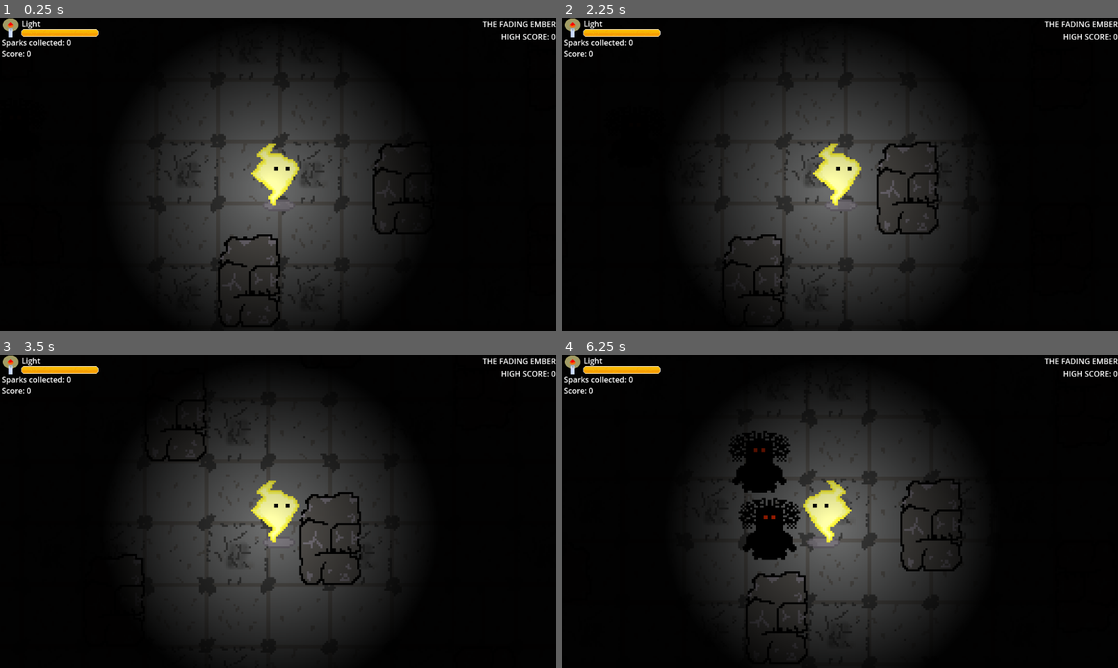
Above: before the commit, frames 1-4 (two rows, left to right).
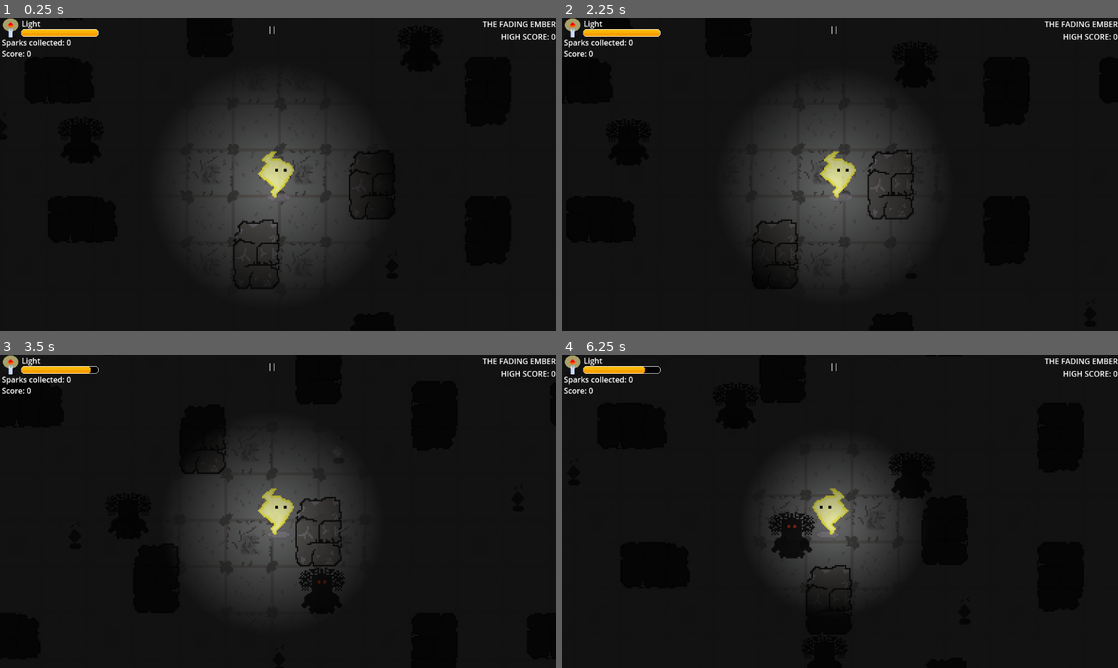
Above: after the commit, the same moments.

Repository: maltech0005-tech/The-Fading-Ember
Game: Godot game, scene res://scenes/game.tscn
Two runs of this game, one before a commit and one after it. Both use one fixed random seed, a clock stepped at 60 frames per second and the inputs below.
Inputs (mouse positions are in pixels of both pictures, inside the frame that each line leads up to):
- Up to frame 1 (0.25 s): no input
- Up to frame 2 (2.25 s): click (834, 27) at 0.5 s, where only the run after the commit has a clickable "||"; click (823, 190) at 1.25 s, where only the run after the commit has a clickable "Restart"; tap Enter at 2 s; hold Right (ui_right) from 2.03 s (still down); tap Alt at 2.1 s
- Up to frame 3 (3.5 s): release Right (ui_right) at 2.78 s; hold Down (down) from 2.78 s (still down); tap Shift at 2.85 s
- Up to frame 4 (6.25 s): release Down (down) at 3.53 s; hold Right (ui_right) 3.53-4.28 s; tap Alt at 3.6, 5.1 s; hold Up (up) 4.28-5.03 s; tap Shift at 4.35, 5.85 s; hold Left (ui_left) from 5.03 s (still down)

The runs differ from the first frame. In frame 1, 3.2% of the frame differs, in the area x 32-72%, y 2-94%; in frame 2, 3.8%; in frame 3, 5.9%; in frame 4, 13%, in the area x 14-72%, y 2-96%.

Commit message:
finished main game play

Diff:
--- a/scenes/enemy.tscn
+++ b/scenes/enemy.tscn
@@ -1,10 +1,13 @@
-[gd_scene load_steps=4 format=3 uid="uid://cohiqpndtgam"]
+[gd_scene load_steps=5 format=3 uid="uid://cohiqpndtgam"]
 
 [ext_resource type="Texture2D" uid="uid://d6hcv7mic1ak" path="res://assests/enemy1.png" id="1_7p1mj"]
 [ext_resource type="Script" uid="uid://dobxisu70v4up" path="res://script/enemy.gd" id="1_md0e3"]
 
 [sub_resource type="CircleShape2D" id="CircleShape2D_md0e3"]
 radius = 17.5
+
+[sub_resource type="CircleShape2D" id="CircleShape2D_4ra3w"]
+radius = 186.00269
 
 [node name="Enemy" type="CharacterBody2D"]
 script = ExtResource("1_md0e3")
@@ -17,3 +20,12 @@
 shape = SubResource("CircleShape2D_md0e3")
 
 [node name="NavigationAgent2D" type="NavigationAgent2D" parent="."]
+
+[node name="Area2D" type="Area2D" parent="."]
+visible = false
+
+[node name="CollisionShape2D" type="CollisionShape2D" parent="Area2D"]
+shape = SubResource("CircleShape2D_4ra3w")
+
+[connection signal="body_entered" from="Area2D" to="." method="_on_area_2d_body_entered"]
+[connection signal="body_exited" from="Area2D" to="." method="_on_area_2d_body_exited"]
--- a/scenes/game.tscn
+++ b/scenes/game.tscn
@@ -144,11 +144,12 @@
 }]
 
 [node name="Game" type="Node2D"]
+process_mode = 1
 script = ExtResource("1_u5sy4")
 floorSc = ExtResource("1_yqjtg")
 
 [node name="CanvasModulate" type="CanvasModulate" parent="."]
-color = Color(0.019607844, 0.019607844, 0.019607844, 1)
+color = Color(0.019607844, 0.019607844, 0.019607844, 0.7882353)
 
 [node name="Floor" parent="CanvasModulate" instance=ExtResource("1_yqjtg")]
 position = Vector2(-1, 0)
@@ -158,22 +159,303 @@
 
 [node name="Camera2D" type="Camera2D" parent="CanvasModulate/Player"]
 position = Vector2(1, 1)
-zoom = Vector2(4, 4)
+zoom = Vector2(3, 3)
 limit_left = -768
 limit_top = -512
 limit_right = 768
 limit_bottom = 512
 
-[node name="Enemy" parent="CanvasModulate" instance=ExtResource("5_iywne")]
+[node name="Enemies" type="Node2D" parent="CanvasModulate"]
+
+[node name="Enemy" parent="CanvasModulate/Enemies" instance=ExtResource("5_iywne")]
 position = Vector2(201, 51)
 
-[node name="Enemy2" parent="CanvasModulate" instance=ExtResource("5_iywne")]
+[node name="Enemy2" parent="CanvasModulate/Enemies" instance=ExtResource("5_iywne")]
 position = Vector2(207, 153)
 
-[node name="Spark" parent="CanvasModulate" instance=ExtResource("6_p57ef")]
+[node name="Enemy3" parent="CanvasModulate/Enemies" instance=ExtResource("5_iywne")]
+position = Vector2(-561, 398)
+
+[node name="Enemy4" parent="CanvasModulate/Enemies" instance=ExtResource("5_iywne")]
+position = Vector2(-659, 404)
+
+[node name="Enemy5" parent="CanvasModulate/Enemies" instance=ExtResource("5_iywne")]
+position = Vector2(-433, 353)
+
+[node name="Enemy6" parent="CanvasModulate/Enemies" instance=ExtResource("5_iywne")]
+position = Vector2(-534, 295)
+
+[node name="Enemy7" parent="CanvasModulate/Enemies" instance=ExtResource("5_iywne")]
+position = Vector2(-633, 266)
+
+[node name="Enemy8" parent="CanvasModulate/Enemies" instance=ExtResource("5_iywne")]
+position = Vector2(-631, 49)
+
+[node name="Enemy9" parent="CanvasModulate/Enemies" instance=ExtResource("5_iywne")]
+position = Vector2(-267, 307)
+
+[node name="Enemy10" parent="CanvasModulate/Enemies" instance=ExtResource("5_iywne")]
+position = Vector2(-193, 392)
+
+[node name="Enemy11" parent="CanvasModulate/Enemies" instance=ExtResource("5_iywne")]
+position = Vector2(-107, 254)
+
+[node name="Enemy12" parent="CanvasModulate/Enemies" instance=ExtResource("5_iywne")]
+position = Vector2(-58, 122)
+
+[node name="Enemy13" parent="CanvasModulate/Enemies" instance=ExtResource("5_iywne")]
+position = Vector2(-138, 42)
+
+[node name="Enemy14" parent="CanvasModulate/Enemies" instance=ExtResource("5_iywne")]
+position = Vector2(-366, 100)
+
+[node name="Enemy15" parent="CanvasModulate/Enemies" instance=ExtResource("5_iywne")]
+position = Vector2(-405, -87)
+
+[node name="Enemy16" parent="CanvasModulate/Enemies" instance=ExtResource("5_iywne")]
+position = Vector2(-600, -79)
+
+[node name="Enemy17" parent="CanvasModulate/Enemies" instance=ExtResource("5_iywne")]
+position = Vector2(58, 404)
+
+[node name="Enemy18" parent="CanvasModulate/Enemies" instance=ExtResource("5_iywne")]
+position = Vector2(173, 307)
+
+[node name="Enemy19" parent="CanvasModulate/Enemies" instance=ExtResource("5_iywne")]
+position = Vector2(248, 334)
+
+[node name="Enemy20" parent="CanvasModulate/Enemies" instance=ExtResource("5_iywne")]
+position = Vector2(421, 359)
+
+[node name="Enemy21" parent="CanvasModulate/Enemies" instance=ExtResource("5_iywne")]
+position = Vector2(454, 86)
+
+[node name="Enemy22" parent="CanvasModulate/Enemies" instance=ExtResource("5_iywne")]
+position = Vector2(218, -105)
+
+[node name="Enemy23" parent="CanvasModulate/Enemies" instance=ExtResource("5_iywne")]
+position = Vector2(610, 22)
+
+[node name="Enemy24" parent="CanvasModulate/Enemies" instance=ExtResource("5_iywne")]
+position = Vector2(596, 275)
+
+[node name="Enemy25" parent="CanvasModulate/Enemies" instance=ExtResource("5_iywne")]
+position = Vector2(643, 420)
+
+[node name="Enemy26" parent="CanvasModulate/Enemies" instance=ExtResource("5_iywne")]
+position = Vector2(460, -89)
+
+[node name="Enemy27" parent="CanvasModulate/Enemies" instance=ExtResource("5_iywne")]
+position = Vector2(636, -133)
+
+[node name="Enemy28" parent="CanvasModulate/Enemies" instance=ExtResource("5_iywne")]
+position = Vector2(-471, -350)
+
+[node name="Enemy29" parent="CanvasModulate/Enemies" instance=ExtResource("5_iywne")]
+position = Vector2(-594, -259)
+
+[node name="Enemy30" parent="CanvasModulate/Enemies" instance=ExtResource("5_iywne")]
+position = Vector2(-619, -446)
+
+[node name="Enemy31" parent="CanvasModulate/Enemies" instance=ExtResource("5_iywne")]
+position = Vector2(-171, -237)
+
+[node name="Enemy32" parent="CanvasModulate/Enemies" instance=ExtResource("5_iywne")]
+position = Vector2(-27, -138)
+
+[node name="Enemy33" parent="CanvasModulate/Enemies" instance=ExtResource("5_iywne")]
+position = Vector2(37, -428)
+
+[node name="Enemy34" parent="CanvasModulate/Enemies" instance=ExtResource("5_iywne")]
+position = Vector2(246, -389)
+
+[node name="Enemy35" parent="CanvasModulate/Enemies" instance=ExtResource("5_iywne")]
+position = Vector2(439, -422)
+
+[node name="Enemy36" parent="CanvasModulate/Enemies" instance=ExtResource("5_iywne")]
+position = Vector2(197, -245)
+
+[node name="Enemy37" parent="CanvasModulate/Enemies" instance=ExtResource("5_iywne")]
+position = Vector2(523, -264)
+
+[node name="Enemy38" parent="CanvasModulate/Enemies" instance=ExtResource("5_iywne")]
+position = Vector2(673, -405)
+
+[node name="Enemy39" parent="CanvasModulate/Enemies" instance=ExtResource("5_iywne")]
+position = Vector2(-512, 121)
+
+[node name="Enemy40" parent="CanvasModulate/Enemies" instance=ExtResource("5_iywne")]
+position = Vector2(-228, 151)
+
+[node name="Enemy41" parent="CanvasModulate/Enemies" instance=ExtResource("5_iywne")]
+position = Vector2(-231, -354)
+
+[node name="sparks" type="Node2D" parent="CanvasModulate"]
+
+[node name="Spark" parent="CanvasModulate/sparks" instance=ExtResource("6_p57ef")]
 position = Vector2(159, 145)
 
+[node name="Spark2" parent="CanvasModulate/sparks" instance=ExtResource("6_p57ef")]
+position = Vector2(247, 300)
+
+[node name="Spark3" parent="CanvasModulate/sparks" instance=ExtResource("6_p57ef")]
+position = Vector2(155, 421)
+
+[node name="Spark4" parent="CanvasModulate/sparks" instance=ExtResource("6_p57ef")]
+position = Vector2(-111, 410)
+
+[node name="Spark5" parent="CanvasModulate/sparks" instance=ExtResource("6_p57ef")]
+position = Vector2(-117, 301)
+
+[node name="Spark6" parent="CanvasModulate/sparks" instance=ExtResource("6_p57ef")]
+position = Vector2(12, 383)
+
+[node name="Spark7" parent="CanvasModulate/sparks" instance=ExtResource("6_p57ef")]
+position = Vector2(-14, 265)
+
+[node name="Spark8" parent="CanvasModulate/sparks" instance=ExtResource("6_p57ef")]
+position = Vector2(-241, 398)
+
+[node name="Spark9" parent="CanvasModulate/sparks" instance=ExtResource("6_p57ef")]
+position = Vector2(-305, 276)
+
+[node name="Spark10" parent="CanvasModulate/sparks" instance=ExtResource("6_p57ef")]
+position = Vector2(-160, 259)
+
+[node name="Spark11" parent="CanvasModulate/sparks" instance=ExtResource("6_p57ef")]
+position = Vector2(-101, 187)
+
+[node name="Spark12" parent="CanvasModulate/sparks" instance=ExtResource("6_p57ef")]
+position = Vector2(-487, 355)
+
+[node name="Spark13" parent="CanvasModulate/sparks" instance=ExtResource("6_p57ef")]
+position = Vector2(-357, 361)
+
+[node name="Spark14" parent="CanvasModulate/sparks" instance=ExtResource("6_p57ef")]
+position = Vector2(-495, 178)
+
+[node name="Spark15" parent="CanvasModulate/sparks" instance=ExtResource("6_p57ef")]
+position = Vector2(-598, 260)
+
+[node name="Spark16" parent="CanvasModulate/sparks" instance=ExtResource("6_p57ef")]
+position = Vector2(-388, 69)
+
+[node name="Spark17" parent="CanvasModulate/sparks" instance=ExtResource("6_p57ef")]
+position = Vector2(-573, 1)
+
+[node name="Spark18" parent="CanvasModulate/sparks" instance=ExtResource("6_p57ef")]
+position = Vector2(-684, 295)
+
+[node name="Spark19" parent="CanvasModulate/sparks" instance=ExtResource("6_p57ef")]
+position = Vector2(-474, 422)
+
+[node name="Spark20" parent="CanvasModulate/sparks" instance=ExtResource("6_p57ef")]
+position = Vector2(-606, 394)
+
+[node name="Spark21" parent="CanvasModulate/sparks" instance=ExtResource("6_p57ef")]
+position = Vector2(-454, -91)
+
+[node name="Spark22" parent="CanvasModulate/sparks" instance=ExtResource("6_p57ef")]
+position = Vector2(138, 287)
+
+[node name="Spark23" parent="CanvasModulate/sparks" instance=ExtResource("6_p57ef")]
+position = Vector2(577, 3)
+
+[node name="Spark24" parent="CanvasModulate/sparks" instance=ExtResource("6_p57ef")]
+position = Vector2(388, 385)
+
+[node name="Spark25" parent="CanvasModulate/sparks" instance=ExtResource("6_p57ef")]
+position = Vector2(-152, 3)
+
+[node name="Spark26" parent="CanvasModulate/sparks" instance=ExtResource("6_p57ef")]
+position = Vector2(292, -93)
+
+[node name="Spark27" parent="CanvasModulate/sparks" instance=ExtResource("6_p57ef")]
+position = Vector2(553, 274)
+
+[node name="Spark28" parent="CanvasModulate/sparks" instance=ExtResource("6_p57ef")]
+position = Vector2(-703, 79)
+
+[node name="Spark29" parent="CanvasModulate/sparks" instance=ExtResource("6_p57ef")]
+position = Vector2(-694, -83)
+
+[node name="Spark30" parent="CanvasModulate/sparks" instance=ExtResource("6_p57ef")]
+position = Vector2(14, -27)
+
+[node name="Spark31" parent="CanvasModulate/sparks" instance=ExtResource("6_p57ef")]
+position = Vector2(152, -97)
+
+[node name="Spark32" parent="CanvasModulate/sparks" instance=ExtResource("6_p57ef")]
+position = Vector2(674, 420)
+
+[node name="Spark33" parent="CanvasModulate/sparks" instance=ExtResource("6_p57ef")]
+position = Vector2(698, 174)
+
+[node name="Spark34" parent="CanvasModulate/sparks" instance=ExtResource("6_p57ef")]
+position = Vector2(678, -83)
+
+[node name="Spark35" parent="CanvasModulate/sparks" instance=ExtResource("6_p57ef")]
+position = Vector2(-218, -107)
+
+[node name="Spark36" parent="CanvasModulate/sparks" instance=ExtResource("6_p57ef")]
+position = Vector2(-269, -234)
+
+[node name="Spark37" parent="CanvasModulate/sparks" instance=ExtResource("6_p57ef")]
+position = Vector2(-528, -244)
+
+[node name="Spark38" parent="CanvasModulate/sparks" instance=ExtResource("6_p57ef")]
+position = Vector2(-670, -226)
+
+[node name="Spark39" parent="CanvasModulate/sparks" instance=ExtResource("6_p57ef")]
+position = Vector2(-97, -248)
+
+[node name="Spark40" parent="CanvasModulate/sparks" instance=ExtResource("6_p57ef")]
+position = Vector2(121, -234)
+
+[node name="Spark41" parent="CanvasModulate/sparks" instance=ExtResource("6_p57ef")]
+position = Vector2(286, -265)
+
+[node name="Spark42" parent="CanvasModulate/sparks" instance=ExtResource("6_p57ef")]
+position = Vector2(477, -215)
+
+[node name="Spark43" parent="CanvasModulate/sparks" instance=ExtResource("6_p57ef")]
+position = Vector2(651, -244)
+
+[node name="Spark44" parent="CanvasModulate/sparks" instance=ExtResource("6_p57ef")]
+position = Vector2(542, -339)
+
+[node name="Spark45" parent="CanvasModulate/sparks" instance=ExtResource("6_p57ef")]
+position = Vector2(170, -349)
+
+[node name="Spark46" parent="CanvasModulate/sparks" instance=ExtResource("6_p57ef")]
+position = Vector2(-131, -341)
+
+[node name="Spark47" parent="CanvasModulate/sparks" instance=ExtResource("6_p57ef")]
+position = Vector2(-602, -353)
+
+[node name="Spark48" parent="CanvasModulate/sparks" instance=ExtResource("6_p57ef")]
+position = Vector2(-464, -379)
+
+[node name="Spark49" parent="CanvasModulate/sparks" instance=ExtResource("6_p57ef")]
+position = Vector2(-325, -422)
+
+[node name="Spark50" parent="CanvasModulate/sparks" instance=ExtResource("6_p57ef")]
+position = Vector2(-35, -428)
+
+[node name="Spark51" parent="CanvasModulate/sparks" instance=ExtResource("6_p57ef")]
+position = Vector2(347, -406)
+
+[node name="Spark52" parent="CanvasModulate/sparks" instance=ExtResource("6_p57ef")]
+position = Vector2(643, -424)
+
+[node name="Spark53" parent="CanvasModulate/sparks" instance=ExtResource("6_p57ef")]
+position = Vector2(366, 54)
+
+[node name="Spark54" parent="CanvasModulate/sparks" instance=ExtResource("6_p57ef")]
+position = Vector2(429, 241)
+
 [node name="CanvasLayer" type="CanvasLayer" parent="."]
+process_mode = 3
 
 [node name="candle" type="Sprite2D" parent="CanvasLayer"]
 position = Vector2(22, 17)
@@ -192,6 +474,8 @@
 metadata/_edit_use_anchors_ = true
 
 [node name="stats" type="RichTextLabel" parent="CanvasLayer"]
+anchors_preset = -1
+anchor_right = 0.03125
 offset_left = 4.0
 offset_top = 39.0
 offset_right = 148.0
@@ -211,4 +495,61 @@
 horizontal_alignment = 2
 metadata/_edit_use_anchors_ = true
 
+[node name="pause" type="Button" parent="CanvasLayer"]
+offset_left = 551.0
+offset_top = 7.0
+offset_right = 577.0
+offset_bottom = 38.0
+text = "||"
+flat = true
+
+[node name="Game_Over" type="Node2D" parent="CanvasLayer"]
+process_mode = 3
+visible = false
+
+[node name="ColorRect" type="ColorRect" parent="CanvasLayer/Game_Over"]
+offset_right = 1159.0
+offset_bottom = 641.0
+color = Color(0.7891721, 0.7891721, 0.78917205, 0.79607844)
+
+[node name="paused_menu" type="VBoxContainer" parent="CanvasLayer/Game_Over"]
+offset_left = 457.0
+offset_top = 309.0
+offset_right = 615.0
+offset_bottom = 341.0
+
+[node name="Continue" type="Button" parent="CanvasLayer/Game_Over/paused_menu"]
+layout_mode = 2
+text = "Continue"
+
+[node name="Restart" type="Button" parent="CanvasLayer/Game_Over/paused_menu"]
+layout_mode = 2
+text = "Restart"
+
+[node name="Quit" type="Button" parent="CanvasLayer/Game_Over/paused_menu"]
+layout_mode = 2
+text = "Quit"
+
+[node name="game_over_menu" type="HBoxContainer" parent="CanvasLayer/Game_Over"]
+offset_left = 479.0
+offset_top = 301.0
+offset_right = 590.0
+offset_bottom = 332.0
+alignment = 1
+
+[node name="Restart" type="Button" parent="CanvasLayer/Game_Over/game_over_menu"]
+layout_mode = 2
+text = "Restart"
+
+[node name="Quit" type="Button" parent="CanvasLayer/Game_Over/game_over_menu"]
+layout_mode = 2
+text = "Quit"
+
 [node name="background" type="AudioStreamPlayer2D" parent="."]
+
+[connection signal="pressed" from="CanvasLayer/pause" to="." method="_on_pause_pressed"]
+[connection signal="pressed" from="CanvasLayer/Game_Over/paused_menu/Continue" to="." method="_on_continue_pressed"]
+[connection signal="pressed" from="CanvasLayer/Game_Over/paused_menu/Restart" to="." method="_on_restart_pressed"]
+[connection signal="pressed" from="CanvasLayer/Game_Over/paused_menu/Quit" to="." method="_on_quit_pressed"]
+[connection signal="pressed" from="CanvasLayer/Game_Over/game_over_menu/Restart" to="." method="_on_restart_pressed"]
+[connection signal="pressed" from="CanvasLayer/Game_Over/game_over_menu/Quit" to="." method="_on_quit_pressed"]
--- a/scenes/player.tscn
+++ b/scenes/player.tscn
@@ -30,11 +30,10 @@
 fill_from = Vector2(0.5, 0.5)
 fill_to = Vector2(0.5, 0)
 
-[sub_resource type="RectangleShape2D" id="RectangleShape2D_g2els"]
-size = Vector2(30, 34)
+[sub_resource type="CircleShape2D" id="CircleShape2D_qhqgy"]
+radius = 16.124516
 
-[sub_resource type="RectangleShape2D" id="RectangleShape2D_qhqgy"]
-size = Vector2(32, 35)
+[sub_resource type="CircleShape2D" id="CircleShape2D_g2els"]
 
 [node name="player" type="CharacterBody2D"]
 script = ExtResource("1_g2els")
@@ -48,12 +47,10 @@
 
 [node name="CollisionShape2D" type="CollisionShape2D" parent="."]
 position = Vector2(-3, 2)
-shape = SubResource("RectangleShape2D_g2els")
+shape = SubResource("CircleShape2D_qhqgy")
 
-[node name="Area2D" type="Area2D" parent="."]
+[node name="range" type="Area2D" parent="."]
 
-[node name="CollisionShape2D" type="CollisionShape2D" parent="Area2D"]
+[node name="CollisionShape2D" type="CollisionShape2D" parent="range"]
 position = Vector2(-3, 1.5)
-shape = SubResource("RectangleShape2D_qhqgy")
-
-[connection signal="body_entered" from="Area2D" to="." method="_on_area_2d_body_entered"]
+shape = SubResource("CircleShape2D_g2els")
--- a/scenes/spark.tscn
+++ b/scenes/spark.tscn
@@ -15,4 +15,6 @@
 [node name="Sprite2D" type="Sprite2D" parent="."]
 texture = ExtResource("2_1eabr")
 
+[node name="Timer" type="Timer" parent="."]
+
 [connection signal="body_entered" from="." to="." method="_on_body_entered"]
--- a/script/enemy.gd
+++ b/script/enemy.gd
@@ -8,6 +8,7 @@
 var knockback_velocity := Vector2.ZERO
 var repath_timer :float = 0.0
 var player = null
+var player_in_range = false
 
 
 func _ready() -> void:
@@ -20,7 +21,7 @@
 	get_player()
 
 func _physics_process(delta: float) -> void:
-	if player:
+	if player and player_in_range:
 		repath_timer+=delta
 		if repath_timer >= repath_interval:
 			agent.target_position = player.global_position
@@ -42,3 +43,11 @@
 func apply_knockback(source_position: Vector2, strength: float) -> void:
 	var dir := (global_position - source_position).normalized()
 	knockback_velocity = dir * strength
+
+func _on_area_2d_body_entered(body: Node2D) -> void:
+	if body.is_in_group("player"):
+		player_in_range=true
+
+func _on_area_2d_body_exited(body: Node2D) -> void:
+	if body.is_in_group("player"):
+		player_in_range=false
--- a/script/game.gd
+++ b/script/game.gd
@@ -1,36 +1,74 @@
 extends Node2D
 
 @export var floorSc: PackedScene
+@onready var health: AnimatedSprite2D = $CanvasLayer/health
+@onready var gameover = $CanvasLayer/Game_Over
+@onready var paused_menu: VBoxContainer = $CanvasLayer/Game_Over/paused_menu
+@onready var game_over_menu: HBoxContainer = $CanvasLayer/Game_Over/game_over_menu
+
 var player = null
-var fln_y=1
-var fln_x=1
+var life = 100
+
 @onready var stats: RichTextLabel = $CanvasLayer/stats
 # Called when the node enters the scene tree for the first time.
 func _ready() -> void:
+	gameover.visible=false
 	player  = get_tree().get_first_node_in_group("player")
+	if player:
+		life=player.current_light*100
 
 # Called every frame. 'delta' is the elapsed time since the previous frame.
 func _process(_delta: float) -> void:
 	stats.text="Sparks collected: "+str(Gamemanager.sparks)+"\nScore: "+str(Gamemanager.score)
-	if floorSc:
-		add_floor()
+	if player:
+		life=player.current_light*100
+		check_life()
+	game_over()
 
-func get_floor_number():
-	pass
-	#if player.global_position:
-	#if fln_x=1
+func check_life():
+	if 90<life and life<=100:
+		health.play("10")
+	elif 80<life and life<=90:
+		health.play("9")
+	elif 70<life and life<=80:
+		health.play("8")
+	elif 60<life and life<=70:
+		health.play("7")
+	elif 50<life and life<=60:
+		health.play("6")
+	elif 40<life and life<=50:
+		health.play("5")
+	elif 30<life and life<=40:
+		health.play("4")
+	elif 20<life and life<=30:
+		health.play("3")
+	elif 10<life and life<=20:
+		health.play("2")
+	elif 0<life and life<=10:
+		health.play("1")
+	else:
+		health.play("0")
 
-func add_floor():
-	pass
-	#var floor1=floorSc.instantiate()
-	#floor1.global_position=Vector2(0, 512)
-	#add_child(floor1)
-	#var floor2=floorSc.instantiate()
-	#floor2.global_position=Vector2(0, -512)
-	#add_child(floor2)
-	#var floor3=floorSc.instantiate()
-	#floor3.global_position=Vector2(-768, 512)
-	#add_child(floor3)
-	#var floor4=floorSc.instantiate()
-	#floor4.global_position=Vector2(-768, -512)
-	#add_child(floor4)
+func game_over():
+	if life<0:
+		gameover.visible=true
+		paused_menu.visible=false
+		game_over_menu.visible=true
+		get_tree().paused=true
+
+func _on_pause_pressed() -> void:
+	gameover.visible=true
+	paused_menu.visible=true
+	game_over_menu.visible=false
+	get_tree().paused=true
+
+func _on_continue_pressed() -> void:
+	gameover.visible=false
+	get_tree().paused=false
+
+func _on_restart_pressed() -> void:
+	get_tree().paused=false
+	get_tree().reload_current_scene()
+
+func _on_quit_pressed() -> void:
+	get_tree().quit()
--- a/script/player.gd
+++ b/script/player.gd
@@ -1,13 +1,18 @@
 extends CharacterBody2D
 
 @onready var sprite: AnimatedSprite2D = $sprite
+@onready var point_light_2d: PointLight2D = $sprite/PointLight2D
 
 const SPEED = 150.0
+var current_light: float=1.0
 
 func _ready() -> void:
 	add_to_group("player")
 
-func _physics_process(_delta: float) -> void:
+func _physics_process(delta: float) -> void:
+	if current_light>0.0:
+		current_light-=0.05*delta
+		point_light_2d.texture_scale=current_light
 
 	# Handle jump.
 	var climb := Input.get_axis("up", "down")
@@ -28,7 +33,3 @@
 		velocity.x = move_toward(velocity.x, 0, SPEED)
 
 	move_and_slide()
-
-#func _on_area_2d_body_entered(body: Node2D) -> void:
-	#if body.is_in_group("spark"):
-		#pass
--- a/script/spark.gd
+++ b/script/spark.gd
@@ -1,8 +1,11 @@
 extends Area2D
+var player = null
+@onready var timer: Timer = $Timer
 
 # Called when the node enters the scene tree for the first time.
 func _ready() -> void:
 	add_to_group("spark")
+	player = get_tree().get_first_node_in_group("player")
 
 # Called every frame. 'delta' is the elapsed time since the previous frame.
 func _process(_delta: float) -> void:
@@ -10,5 +13,9 @@
 
 func _on_body_entered(body: Node2D) -> void:
 	if body.is_in_group("player"):
+		if player.current_light+0.2>1.0:
+			player.current_light=1.0
+		else:
+			player.current_light=player.current_light+0.2
 		Gamemanager.sparks+=1
 		queue_free()
